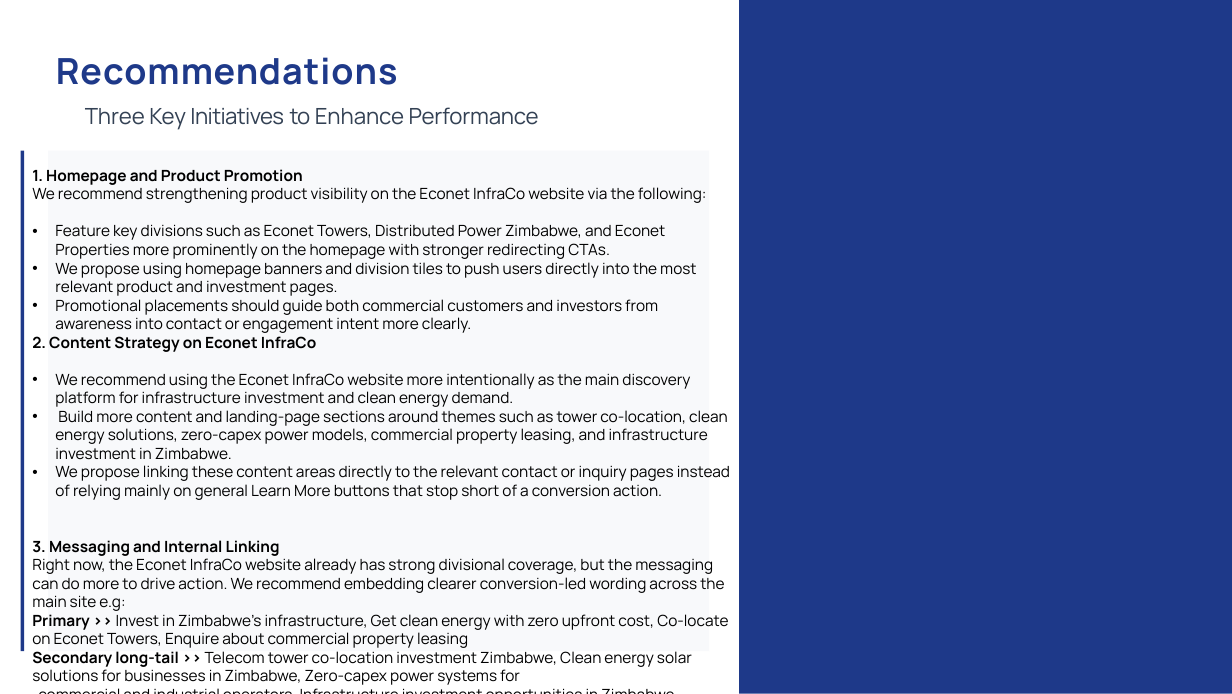
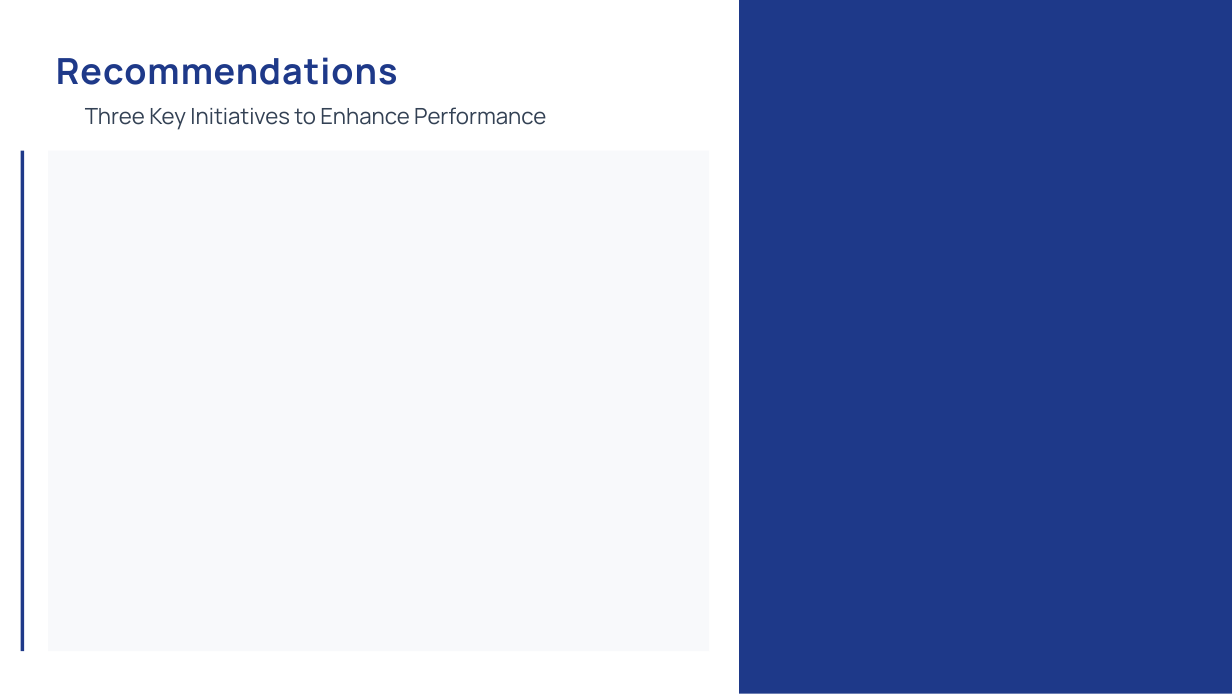
Before and after one commit to Rakinzi/reports, a slide deck: slide 12 of src/reports/report-templates/new/Econet Infraco March Website Report.pptx (slide 7 before the commit). Drawn at 1232x694 pixels with LibreOffice and Linux fonts; fonts in the diff are those of the drawing. Boxes give left, top, right and bottom in pixels: in the first picture for what was removed or moved away, otherwise in the second. Text is boxed around its words. In the diff, an @@ line names an element or a change of style, - is before the commit and + after.

```diff
--- a/src/reports/report-templates/new/Econet Infraco March Website Report.pptx
+++ b/src/reports/report-templates/new/Econet Infraco March Website Report.pptx
@@ text "Three Key Initiatives to Enhance ..." at (x1=85, y1=107, x2=546, y2=130): letter spacing -0.3 to 0 pt in "Initiatives"; letter spacing -0.5 to 0 pt in "to"; letter spacing -0.1 to 0 pt in "Performance" @@
@@ text removed at (x1=32, y1=169, x2=730, y2=681) @@
-1. Homepage and Product Promotion
-We recommend strengthening product visibility on the Econet InfraCo website via the following:
-• Feature key divisions such as Econet Towers, Distributed Power Zimbabwe, and Econet Properties more prominently on the homepage with stronger redirecting CTAs.
-• We propose using homepage banners and division tiles to push users directly into the most relevant product and investment pages.
-• Promotional placements should guide both commercial customers and investors from awareness into contact or engagement intent more clearly.
-2. Content Strategy on Econet InfraCo
-• We recommend using the Econet InfraCo website more intentionally as the main discovery platform for infrastructure investment and clean energy demand.
-• Build more content and landing-page sections around themes such as tower co-location, clean energy solutions, zero-capex power models, commercial property leasing, and infrastructure investment in Zimbabwe.
-• We propose linking these content areas directly to the relevant contact or inquiry pages instead of relying mainly on general Learn More buttons that stop short of a conversion action.
-3. Messaging and Internal Linking
-Right now, the Econet InfraCo website already has strong divisional coverage, but the messaging can do more to drive action. We recommend embedding clearer conversion-led wording across the main site e.g:
-Primary >> Invest in Zimbabwe's infrastructure, Get clean energy with zero upfront cost, Co-locate on Econet Towers, Enquire about commercial property leasing
-Secondary long-tail >> Telecom tower co-location investment Zimbabwe, Clean energy solar solutions for businesses in Zimbabwe, Zero-capex power systems for
-commercial and industrial operators, Infrastructure investment opportunities in Zimbabwe
```
Also in this commit, not shown: 6 other slides changed, 5 slides added, 2 other files.
